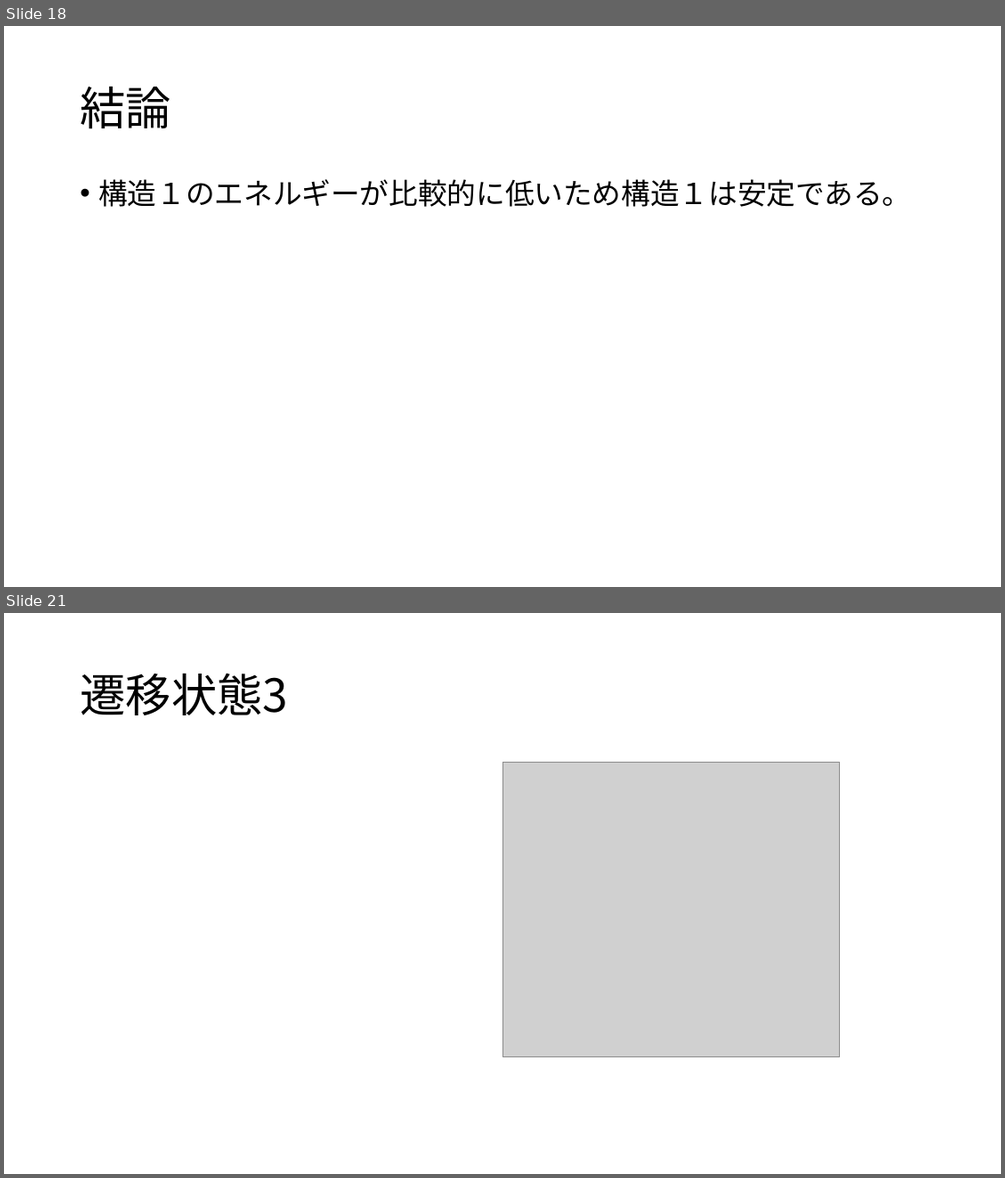
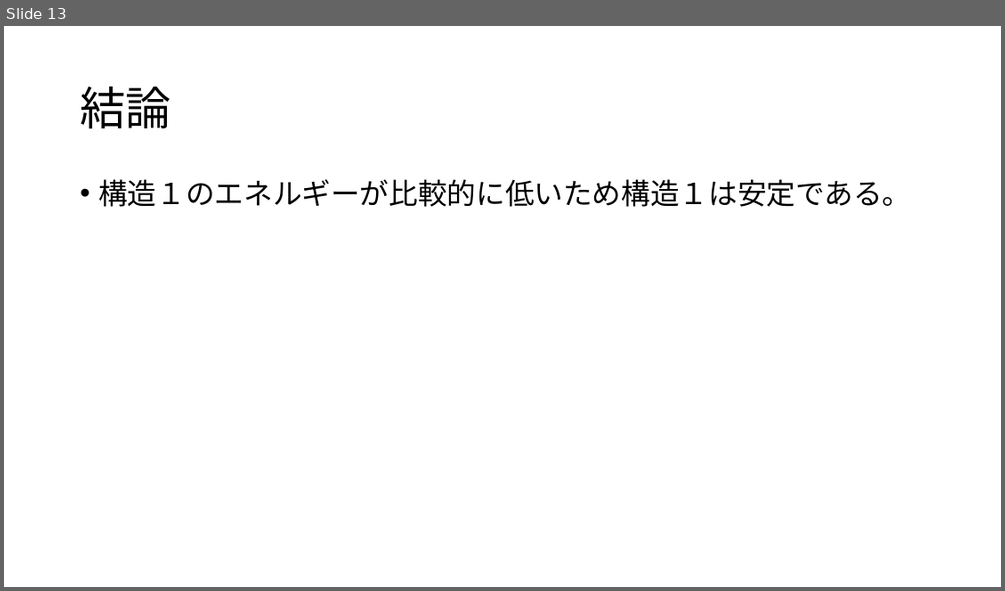
Before and after one commit to tabiseal/Qpcdata, a slide deck: 20230623pre.pptx. Shown one above the other, each under a label of ours: slides 18 and 21 before the commit, slide 13 after it; the slides between them are not shown. The pictures are 1005x1178 and 1005x591 pixels, drawn with LibreOffice and Linux fonts; fonts in the diff are those of the drawing; grey boxes stand for pictures. Boxes give left, top, right and bottom in pixels: in the first picture for what was removed or moved away, otherwise in the second. Text is boxed around its words. In the diff, an @@ line names an element or a change of style, - is before the commit and + after.

```diff
--- a/20230623pre.pptx
+++ b/20230623pre.pptx
@@ slide 21 removed at <box>4,613,1001,1174</box>, background #FFFFFF @@
@@ title removed at <box>80,673,288,715</box> @@
-遷移状態3
@@ picture removed at <box>502,763,840,1057</box> @@
@@ what was slide 18 is now slide 13 @@
```
Also in this commit, not shown: 5 slides changed, 4 slides added, 8 other slides removed.
